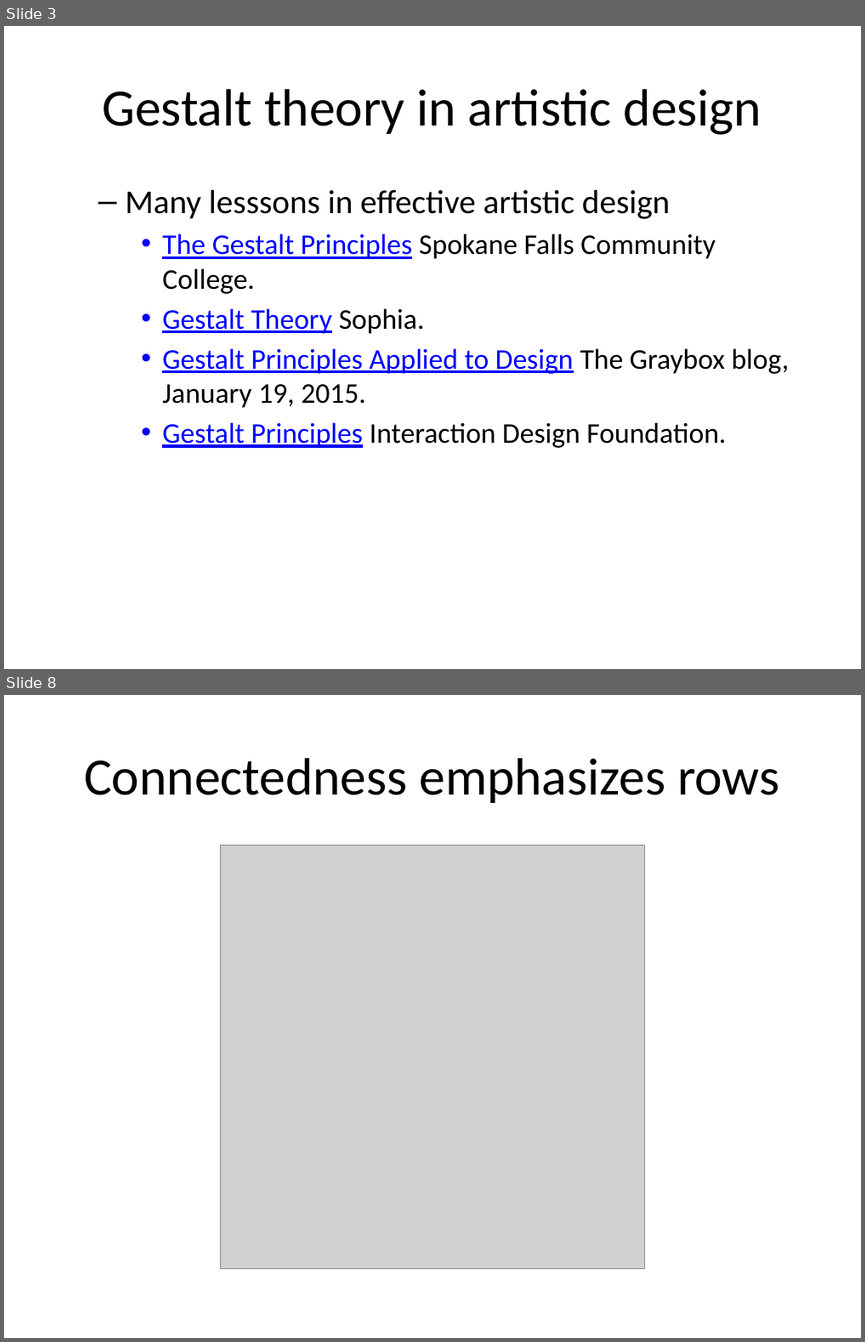
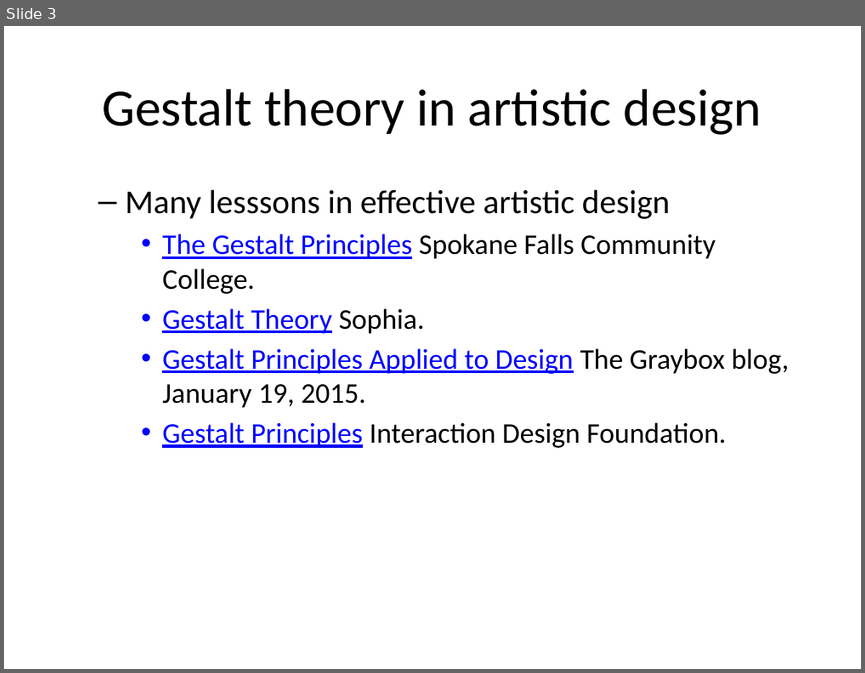
Before and after one commit to pmean/data-visualization, a slide deck: data-viz-03/component/tutorial-gestalt.pptx. Shown one above the other, each under a label of ours: slides 3 and 8 before the commit, slide 3 after it; the slides between them are not shown. The pictures are 865x1342 and 865x673 pixels, drawn with LibreOffice and Linux fonts; fonts in the diff are those of the drawing; grey boxes stand for pictures. Boxes give left, top, right and bottom in pixels: in the first picture for what was removed or moved away, otherwise in the second. Text is boxed around its words. In the diff, an @@ line names an element or a change of style, - is before the commit and + after.

```diff
--- a/data-viz-03/component/tutorial-gestalt.pptx
+++ b/data-viz-03/component/tutorial-gestalt.pptx
@@ slide 8 removed at bbox=[4, 695, 861, 1338], background #FFFFFF @@
@@ title removed at bbox=[84, 758, 779, 803] @@
-Connectedness emphasizes rows
@@ picture removed at bbox=[221, 845, 644, 1268] @@
```
Also in this commit, not shown: 5 slides changed, 7 slides added, 5 other slides removed, 16 other files.
